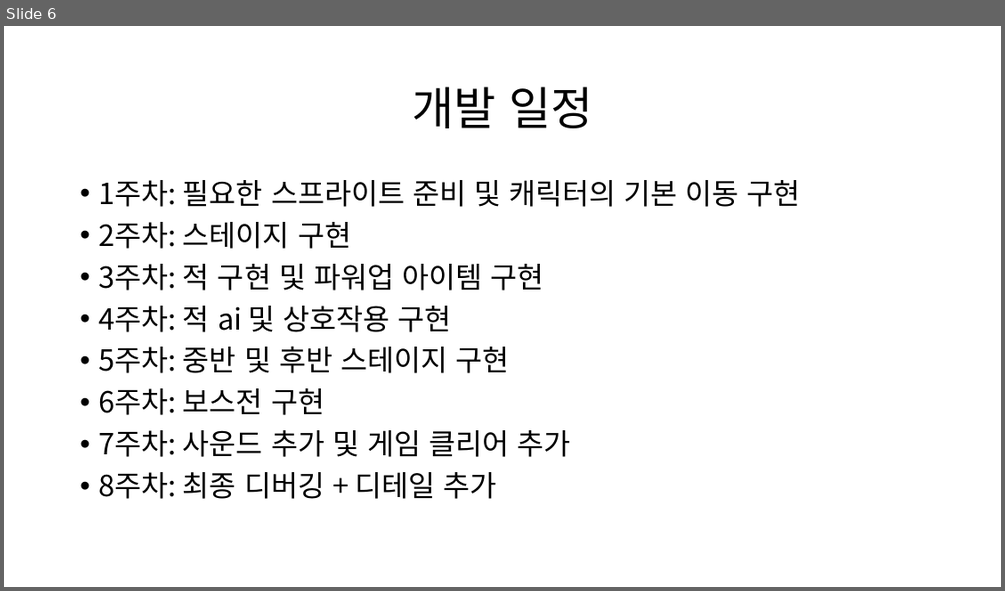
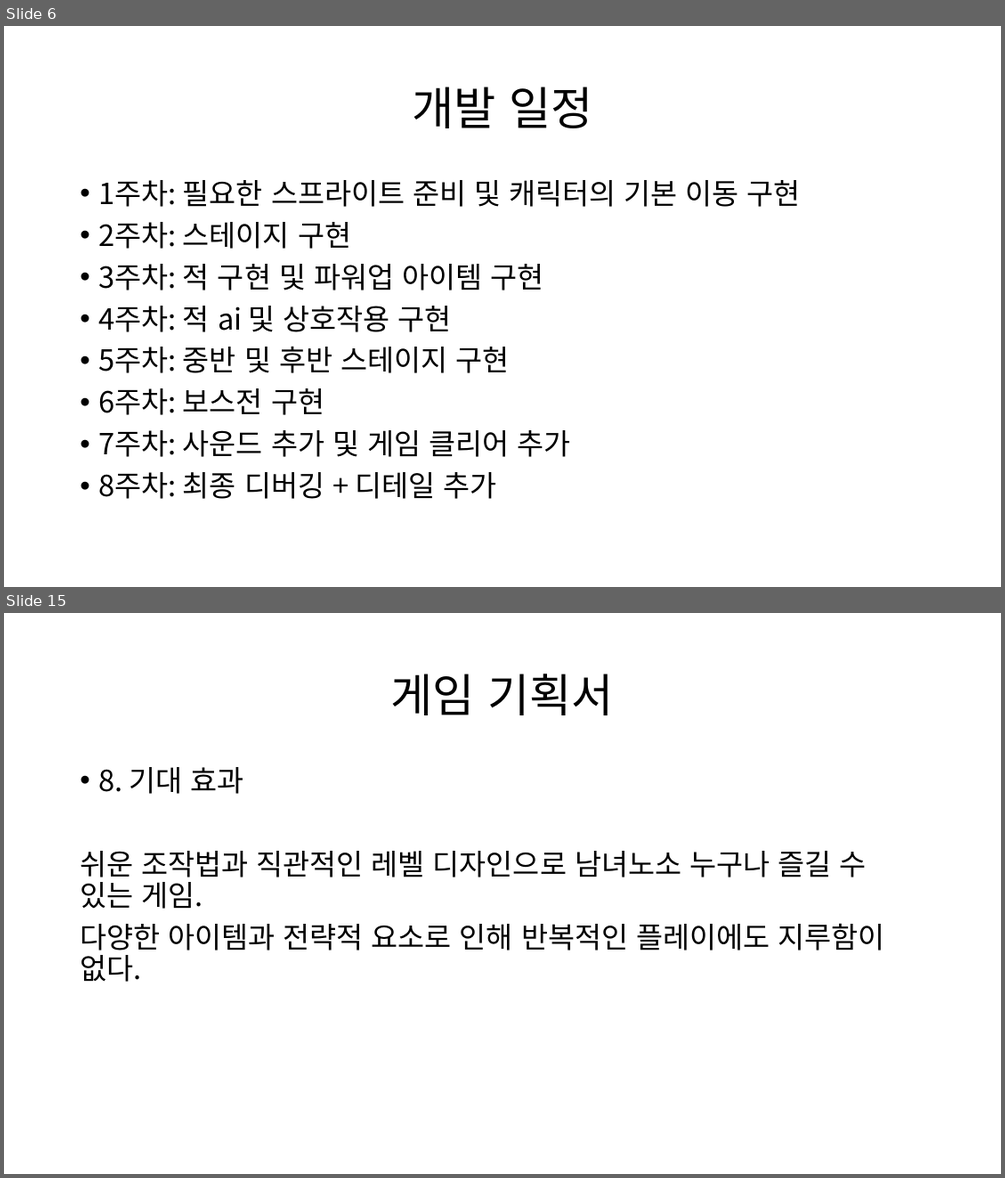
Before and after one commit to gatcoon/2DGP-Drill0, a slide deck: project_1/2022180032 이재준 2DGP-1차발표자료.pptx. Shown one above the other, each under a label of ours: slide 6 before the commit, slides 6 and 15 after it; the slides between them are not shown. The pictures are 1005x591 and 1005x1178 pixels, drawn with LibreOffice and Linux fonts; fonts in the diff are those of the drawing. Boxes give left, top, right and bottom in pixels: in the first picture for what was removed or moved away, otherwise in the second. Text is boxed around its words. In the diff, an @@ line names an element or a change of style, - is before the commit and + after.

```diff
--- a/project_1/2022180032 이재준 2DGP-1차발표자료.pptx
+++ b/project_1/2022180032 이재준 2DGP-1차발표자료.pptx
@@ slide 15 added at <box>4,613,1001,1174</box>, background #FFFFFF @@
@@ title added at <box>391,674,614,715</box>, 44 pt, text #000000 @@
+게임 기획서
@@ text added at <box>80,767,884,981</box>, 28 pt, text #000000 @@
+• 8. 기대 효과
+쉬운 조작법과 직관적인 레벨 디자인으로 남녀노소 누구나 즐길 수 있는 게임.
+다양한 아이템과 전략적 요소로 인해 반복적인 플레이에도 지루함이 없다.
```
Also in this commit, not shown: 8 other slides added.
